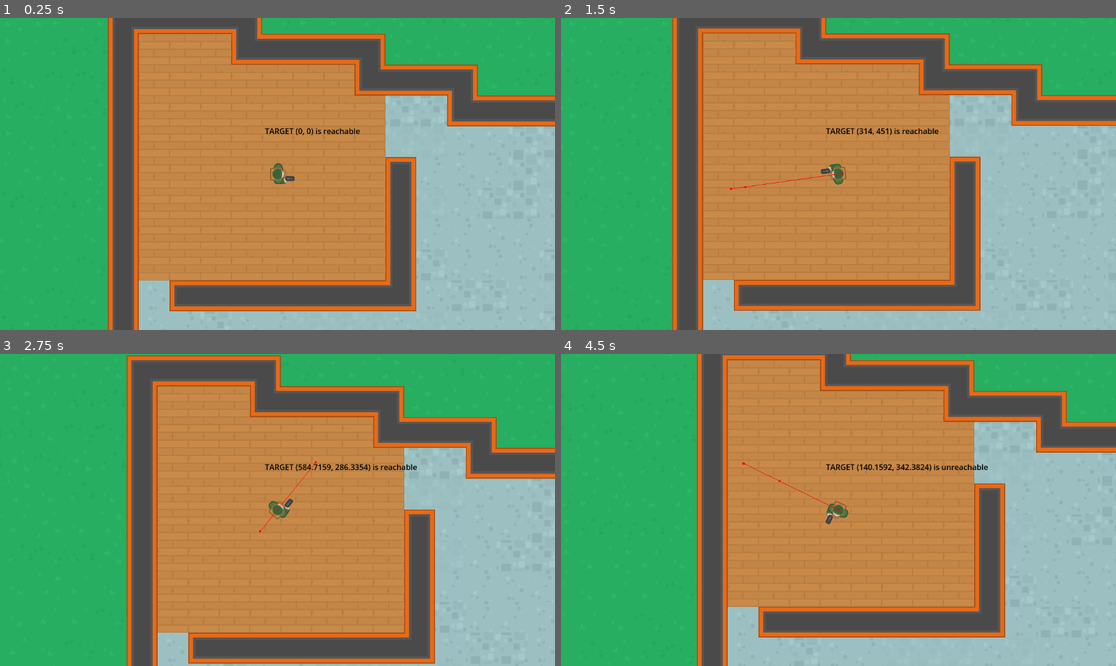
Above: before the commit, frames 1-4 (two rows, left to right).
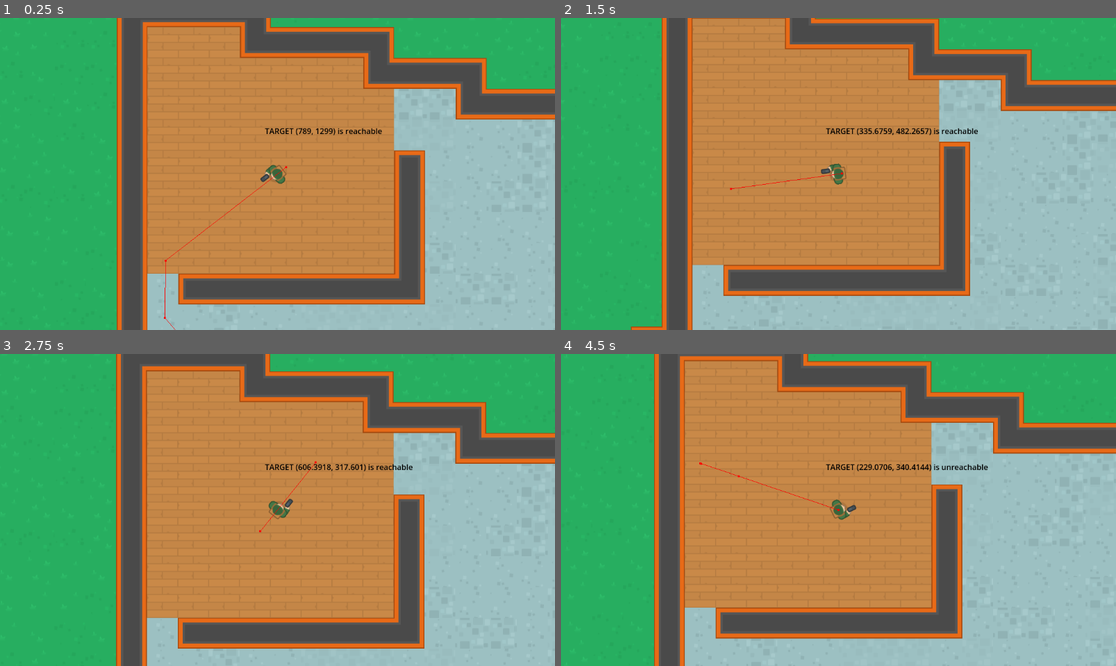
Above: after the commit, the same moments.

Repository: fj0lverkr/do-not-mind-me
Game: Godot game, scene res://scenes/level_map/level_map.tscn
Same seed, same stepped clock (60 frames per second), same inputs: the game is played once before the commit and once after it. The project has no main scene, so this scene is started directly.
Inputs (mouse positions are in pixels of both pictures, inside the frame that each line leads up to):
- Up to frame 1 (0.25 s): no input
- Up to frame 2 (1.5 s): move the mouse to (960, 158) at 0.52 s; click (960, 158) at 0.6 s; move the mouse to (727, 189) at 1.27 s; click (727, 189) at 1.35 s
- Up to frame 3 (2.75 s): move the mouse to (333, 441) at 2.02 s; click (333, 441) at 2.1 s
- Up to frame 4 (4.5 s): move the mouse to (810, 572) at 2.77 s; click (810, 572) at 2.85 s; move the mouse to (1005, 556) at 3.52 s; click (1005, 556) at 3.6 s; move the mouse to (672, 463) at 4.27 s; click (672, 463) at 4.35 s

The runs differ from the first frame. In frame 1, 18% of the frame differs, in the area x 19-100%, y 0-100%; in frame 2, 23%; in frame 3, 23%; in frame 4, 29%, in the area x 16-100%, y 0-100%.

Commit message:
patrolling logic

Diff:
--- a/scenes/level_map/level_map.tscn
+++ b/scenes/level_map/level_map.tscn
@@ -1,7 +1,8 @@
-[gd_scene load_steps=5 format=4 uid="uid://cyh7n2d4cssp5"]
+[gd_scene load_steps=6 format=4 uid="uid://cyh7n2d4cssp5"]
 
 [ext_resource type="TileSet" uid="uid://cdjl416i81huf" path="res://assets/level_tileset.tres" id="1_cs015"]
 [ext_resource type="PackedScene" uid="uid://bpm84dseq2m1q" path="res://scenes/npc/npc.tscn" id="2_xdhus"]
+[ext_resource type="PackedScene" uid="uid://25pmq8donxlx" path="res://scenes/waypoint/waypoint.tscn" id="3_hart7"]
 
 [sub_resource type="NavigationPolygon" id="NavigationPolygon_vr77x"]
 vertices = PackedVector2Array(1436.45, 1496.85, 1487.76, 1418.17, 1374.04, 1971.94, 1434.55, 1379.07, 1175.92, 716.773, …(870 unchanged characters)…
@@ -35,8 +36,29 @@
 tile_map_data = PackedByteArray("AAADAAMAAwABAAIAAAADAAIAAwABAAIAAAADAAQAAwABAAIAAAADAAUAAwABAAIAAAADAAYAAwABAAIAAAADAA …(6080 unchanged characters)…
 tile_set = ExtResource("1_cs015")
 
+[node name="Patrol1" type="Node2D" parent="."]
+
+[node name="Waypoint" parent="Patrol1" instance=ExtResource("3_hart7")]
+position = Vector2(789, 1299)
+
+[node name="Waypoint2" parent="Patrol1" instance=ExtResource("3_hart7")]
+position = Vector2(925, 895)
+
+[node name="Waypoint3" parent="Patrol1" instance=ExtResource("3_hart7")]
+position = Vector2(1167, 1303)
+
+[node name="Waypoint4" parent="Patrol1" instance=ExtResource("3_hart7")]
+position = Vector2(1245, 1718)
+
+[node name="Waypoint5" parent="Patrol1" instance=ExtResource("3_hart7")]
+position = Vector2(457, 2118)
+
+[node name="Waypoint6" parent="Patrol1" instance=ExtResource("3_hart7")]
+position = Vector2(732, 1624)
+
 [node name="NPC" parent="." instance=ExtResource("2_xdhus")]
 position = Vector2(544, 419)
+_patrol_points_node = NodePath("../Patrol1")
 
 [node name="Camera2D" type="Camera2D" parent="NPC"]
 
--- a/scenes/npc/npc.gd
+++ b/scenes/npc/npc.gd
@@ -8,13 +8,19 @@
 var _nav_agent: NavigationAgent2D = $NavAgent
 
 @export
-var _speed: float = 100.0
+var _patrol_speed: float = 100.0
+@export
+var _chase_speed: float = 160.0
+@export
+var _patrol_points_node: NodePath
+
+var _patrol_points: Array[Waypoint]
+var _current_point: int = 0
 
 
 func _ready() -> void:
-	var debug_marker: Marker2D = get_tree().get_first_node_in_group("debug")
-	if debug_marker:
-		_nav_agent.target_position = debug_marker.global_position
+	_set_patrol_points()
+	_patrol_to(_current_point)
 
 
 func _physics_process(_delta: float) -> void:
@@ -27,12 +33,32 @@
 
 
 func _update_navigation() -> void:
-	if _nav_agent.is_target_reachable() and not _nav_agent.is_navigation_finished():
-		var next_nav_point: Vector2 = _nav_agent.get_next_path_position()
-		_sprite.look_at(next_nav_point)
-		velocity = global_position.direction_to(next_nav_point) * _speed
+	if _nav_agent.is_target_reachable():
 
-		move_and_slide()
+		if not _nav_agent.is_navigation_finished():
+			var next_nav_point: Vector2 = _nav_agent.get_next_path_position()
+			_sprite.look_at(next_nav_point)
+			velocity = global_position.direction_to(next_nav_point) * _patrol_speed
+			move_and_slide()
+		else:
+			_patrol_to(_get_next_patrol_point())
+
+
+func _set_patrol_points() -> void:
+	var node: Node2D = get_node(_patrol_points_node)
+	for w: Waypoint in node.get_children():
+		_patrol_points.append(w)
+
+
+func _get_next_patrol_point() -> int:
+	_current_point = 0 if _current_point == _patrol_points.size() - 1 else _current_point + 1
+	return _current_point
+
+
+func _patrol_to(point_index: int) -> void:
+	_nav_agent.target_position = _patrol_points[point_index].global_position
+	_update_navigation()
+	_set_debug_label()
 
 
 func _set_debug_label() -> void:
--- /dev/null
+++ b/scenes/waypoint/waypoint.gd
@@ -0,0 +1,2 @@
+class_name Waypoint
+extends Marker2D
--- /dev/null
+++ b/scenes/waypoint/waypoint.tscn
@@ -0,0 +1,10 @@
+[gd_scene load_steps=3 format=3 uid="uid://25pmq8donxlx"]
+
+[ext_resource type="Texture2D" uid="uid://bfngvwpetywh3" path="res://assets/images/waypoint.png" id="1_5hbpc"]
+[ext_resource type="Script" path="res://scenes/waypoint/waypoint.gd" id="1_8stfx"]
+
+[node name="Waypoint" type="Marker2D"]
+script = ExtResource("1_8stfx")
+
+[node name="Sprite2D" type="Sprite2D" parent="."]
+texture = ExtResource("1_5hbpc")
